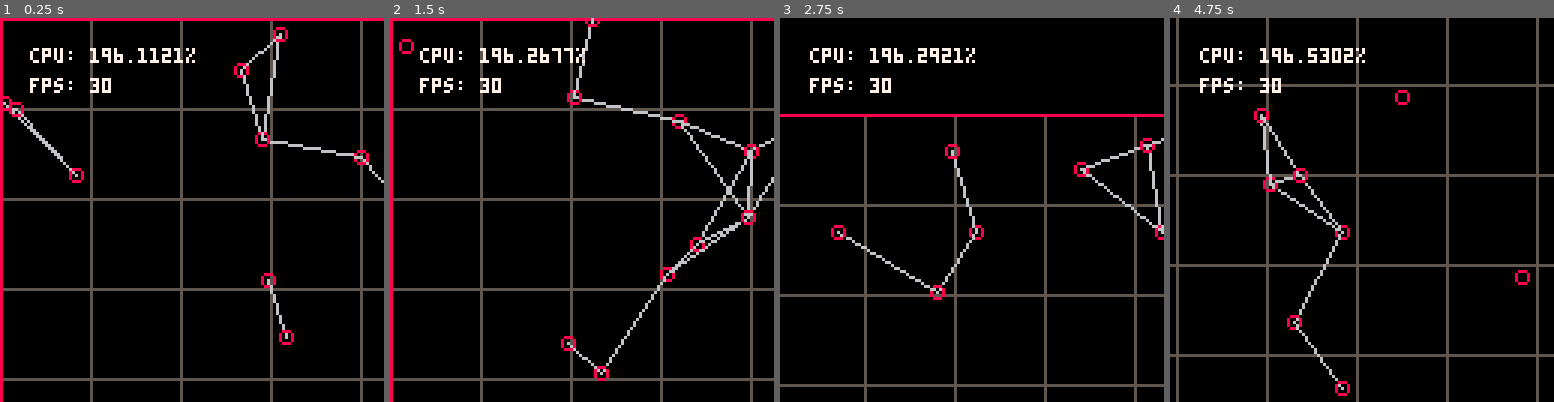
Above: before the commit, frames 1-4 (left to right).
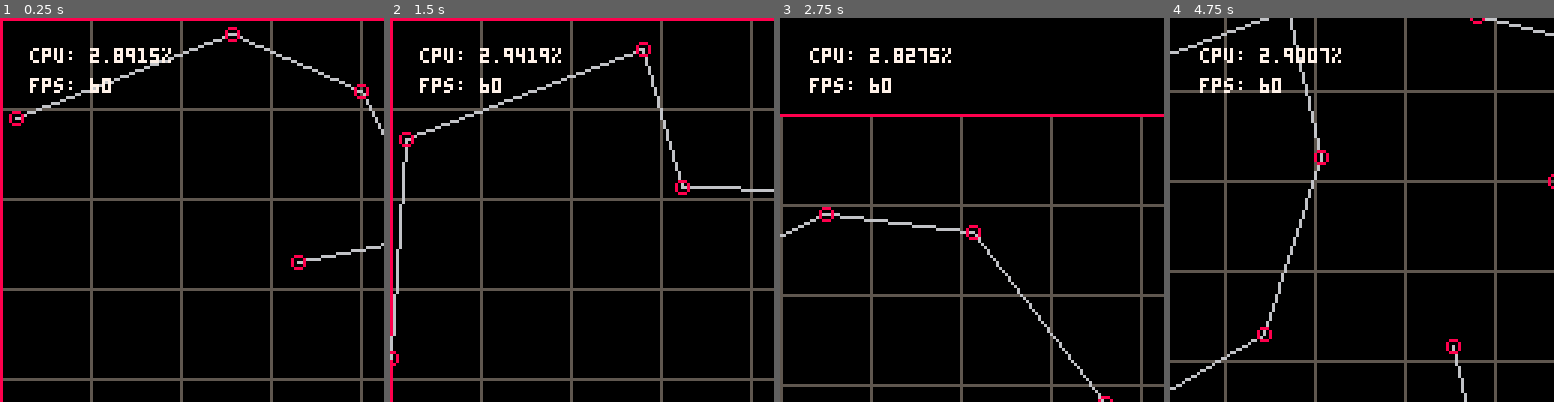
Above: after the commit, the same moments.

Repository: peabnuts123/pico8
Game: PICO-8 cartridge carts/dungeon/dungeon.p8
The game is run twice, just before and just after one commit, with the same random seed, the same clock (stepped at 60 frames per second) and the same inputs.
Inputs:
- Up to frame 1 (0.25 s): no input
- Up to frame 2 (1.5 s): tap X (X key) at 0.33, 1.07 s
- Up to frame 3 (2.75 s): hold Right 1.6-2.1 s; tap X (X key) at 1.85 s; hold Up 2.15-2.42 s; hold Right from 2.47 s (still down)
- Up to frame 4 (4.75 s): tap X (X key) at 2.97, 4.08 s; release Right at 3.03 s; hold Left 3.08-3.58 s; hold Down 3.63-3.97 s; hold Right 4.02-4.68 s; hold Up from 4.73 s (still down)

The runs differ from the first frame. In frame 1, 3.1% of the frame differs, in the area x 0-100%, y 2-86%; in frame 2, 4.2%; in frame 3, 7.6%; in frame 4, 15%, in the area x 0-100%, y 0-100%.

Commit message:
Add simple minimum-spanning-tree logic to dungeon.p8

Diff:
--- a/carts/dungeon/code.lua
+++ b/carts/dungeon/code.lua
@@ -23,15 +23,14 @@
 local area_height = 300
 local grid_size = 30
 local camera_speed = 2
-local num_points = 50
-local point_dead_zone = 20
-local max_point_speed = 1
+local num_points = 25
+local point_dead_zone = 40
 
 -- State
 local camera_x = 0
 local camera_y = 0
 local points = {}
-local point_vectors = {}
+local point_connections = {}
 
 -- Functions
 function vec2(x, y)
@@ -62,9 +61,9 @@
   return "x=" .. p.x .. ", y=" .. p.y
 end
 
--- Lifecycle
-function _init()
-  cls()
+function generate_points()
+  points = {}
+
   local max_num_retries = 5
   local max_num_loops = num_points * 5
   local current_num_loops = 0
@@ -96,7 +95,6 @@
       -- Add to points table if valid
       if not too_close then
         add(points, new_point)
-        add(point_vectors, rnd_vec2(max_point_speed, max_point_speed, -max_point_speed, -max_point_speed))
       end
 
       -- Ensure point generation does not go on too long
@@ -115,6 +113,73 @@
   end -- while
 end
 
+function generate_connections()
+  point_connections = {}
+
+  -- don't even try if there's no other points to compare
+  if (#points <= 1) then return end
+
+  local processed_points = {
+    points[flr(rnd(#points)) + 1],
+  }
+  -- pick a random starting point
+  local sanity_counter = 0
+  while #processed_points < #points do
+    -- find nearest point to processed_points
+    local nearest_distance = 0x7fff
+    local nearest_index = -1
+    local nearest_processed_index = -1
+    for i=1,#points do
+      local p_current = points[i]
+
+      -- ensure `current_point` is not in `processed_points`
+      local is_already_processed = false
+      for p_processed in all(processed_points) do
+        if (p_current == p_processed) then
+          is_already_processed = true
+        end
+      end
+      if (not is_already_processed) then
+        -- point is not yet processed
+        -- compare distance to all processed points
+        -- for p_processed in all(processed_points) do
+        for j=1,#processed_points do
+          local p_processed = processed_points[j]
+          local distance = point_distance(p_current, p_processed)
+          if (distance < nearest_distance) then
+            nearest_distance = distance
+            nearest_index = i
+            nearest_processed_index = j
+          end
+        end
+      end
+    end
+
+    -- sanity check
+    assert(nearest_index ~= -1, "could not generate connections. no nearest point?")
+
+    -- store connection between new point and processed point
+    add(point_connections, {
+      a = points[nearest_index],
+      b = processed_points[nearest_processed_index],
+    })
+    -- mark new point as processed
+    add(processed_points, points[nearest_index])
+
+    -- sanity check to prevent infinite loop
+    sanity_counter += 1
+    assert(sanity_counter < 200, "too many iterations trying to generate connections")
+  end
+end
+
+-- Lifecycle
+function _init()
+  cls()
+
+  generate_points()
+  generate_connections()
+end
+
 function _update60()
   if btn(⬅️) then
     camera_x -= camera_speed
@@ -129,11 +194,9 @@
     camera_y += camera_speed
   end
 
-  for i = 1,#points do
-    local vector = point_vectors[i]
-    points[i].x = (points[i].x + vector.x) % area_width
-    points[i].y = (points[i].y + vector.y) % area_height
-
+  if btnp(❎) then
+    generate_points()
+    generate_connections()
   end
 end
 
@@ -141,7 +204,6 @@
   cls()
 
   camera(camera_x, camera_y)
-
 
   -- draw background grid
   for x=0,area_width,grid_size do
@@ -154,18 +216,12 @@
   -- draw area outline
   rect(0, 0, area_width, area_height, COLOR.RED)
 
+  -- draw point connections
+  for connection in all(point_connections) do
+    line(connection.a.x, connection.a.y, connection.b.x, connection.b.y, COLOR.LIGHT_GREY)
+  end
   -- draw points
   for p in all(points) do
-    for p_other in all(points) do
-      if p ~= p_other then
-        if point_distance(p, p_other) < (point_dead_zone * 2) then
-          line(p.x, p.y, p_other.x, p_other.y, COLOR.LIGHT_GREY)
-        end
-      end
-    end
-
-    -- circ(p.x, p.y, point_dead_zone / 2, COLOR.DARK_GREY)
-    -- circ(p.x, p.y, point_dead_zone, COLOR.DARK_PURPLE)
     circ(p.x, p.y, 2, COLOR.RED)
   end
 
